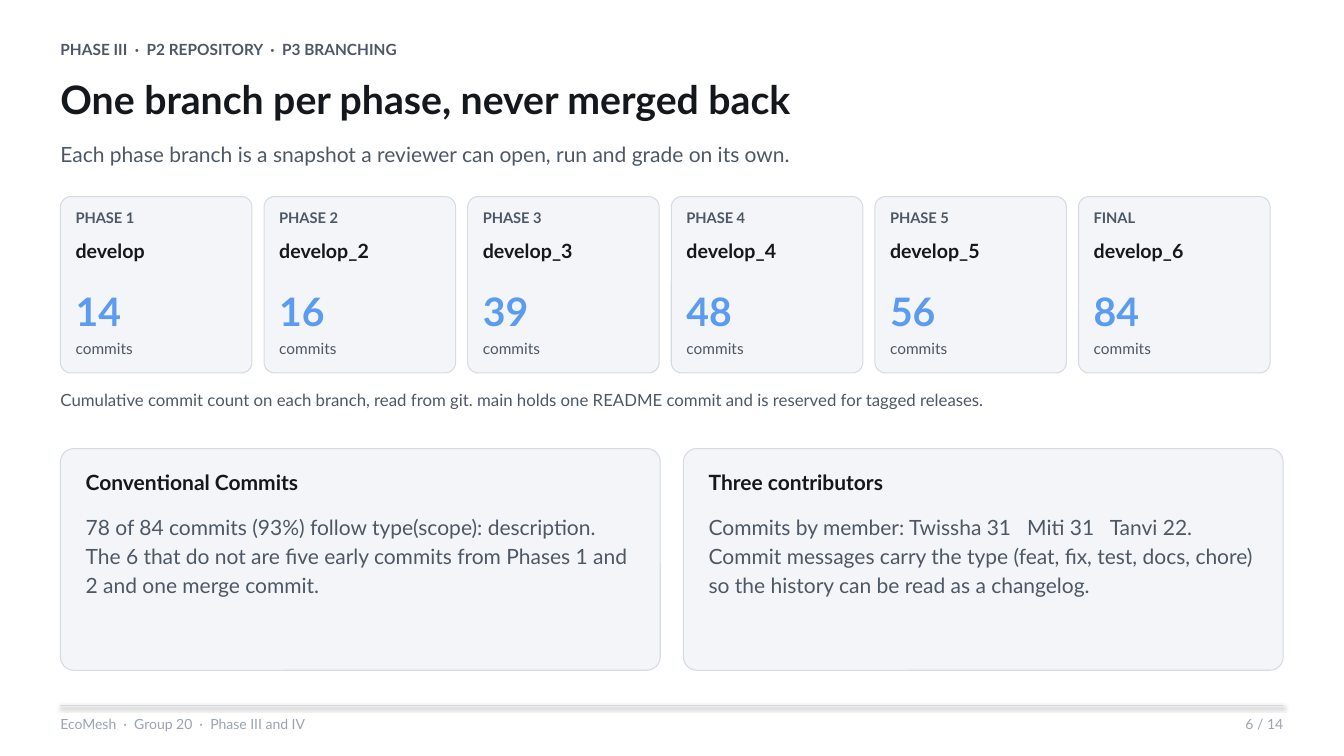
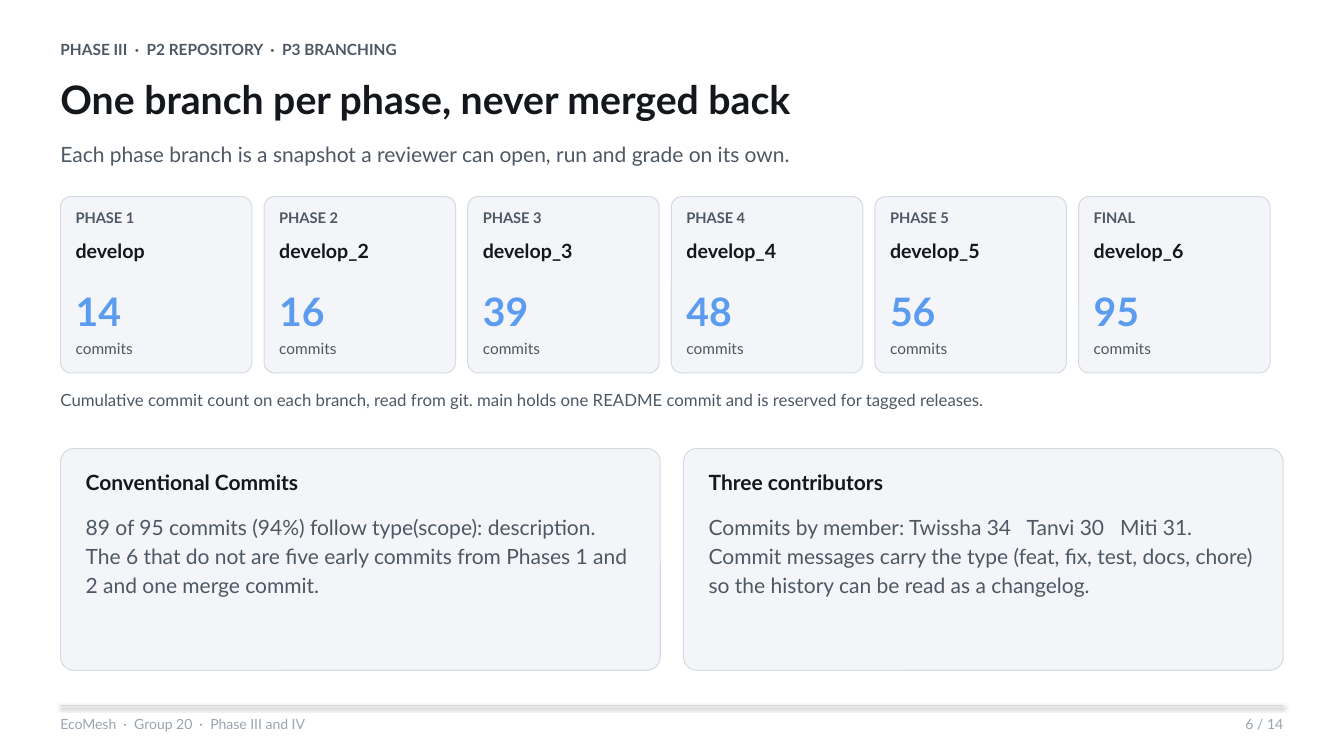
Before and after one commit to tanvisheth1234-wq/miniproject, a slide deck: slide 6 of docs/Phase_III_IV_EcoMesh_Final.pptx. Drawn at 1344x756 pixels with LibreOffice and Linux fonts; fonts in the diff are those of the drawing. Boxes give left, top, right and bottom in pixels: in the first picture for what was removed or moved away, otherwise in the second. Text is boxed around its words. In the diff, an @@ line names an element or a change of style, - is before the commit and + after.

Commit message:
docs: close D7 and D10, refresh evidence, testing document, deck, poster and report sources

```diff
--- a/docs/Phase_III_IV_EcoMesh_Final.pptx
+++ b/docs/Phase_III_IV_EcoMesh_Final.pptx
@@ text at [1094,297,1139,327]: text changed @@
-84
+95
@@ text at [86,519,627,597]: text changed @@
-78 of 84 commits (93%) follow type(scope): description. The 6 that do not are five early commits from Phases 1 and 2 and one merge commit.
+89 of 95 commits (94%) follow type(scope): description. The 6 that do not are five early commits from Phases 1 and 2 and one merge commit.
@@ text at [709,519,1253,597]: text changed @@
-Commits by member: Twissha 31 Miti 31 Tanvi 22. Commit messages carry the type (feat, fix, test, docs, chore) so the history can be read as a changelog.
+Commits by member: Twissha 34 Tanvi 30 Miti 31. Commit messages carry the type (feat, fix, test, docs, chore) so the history can be read as a changelog.
```
Also in this commit, not shown: 4 other slides changed, 24 other files.
